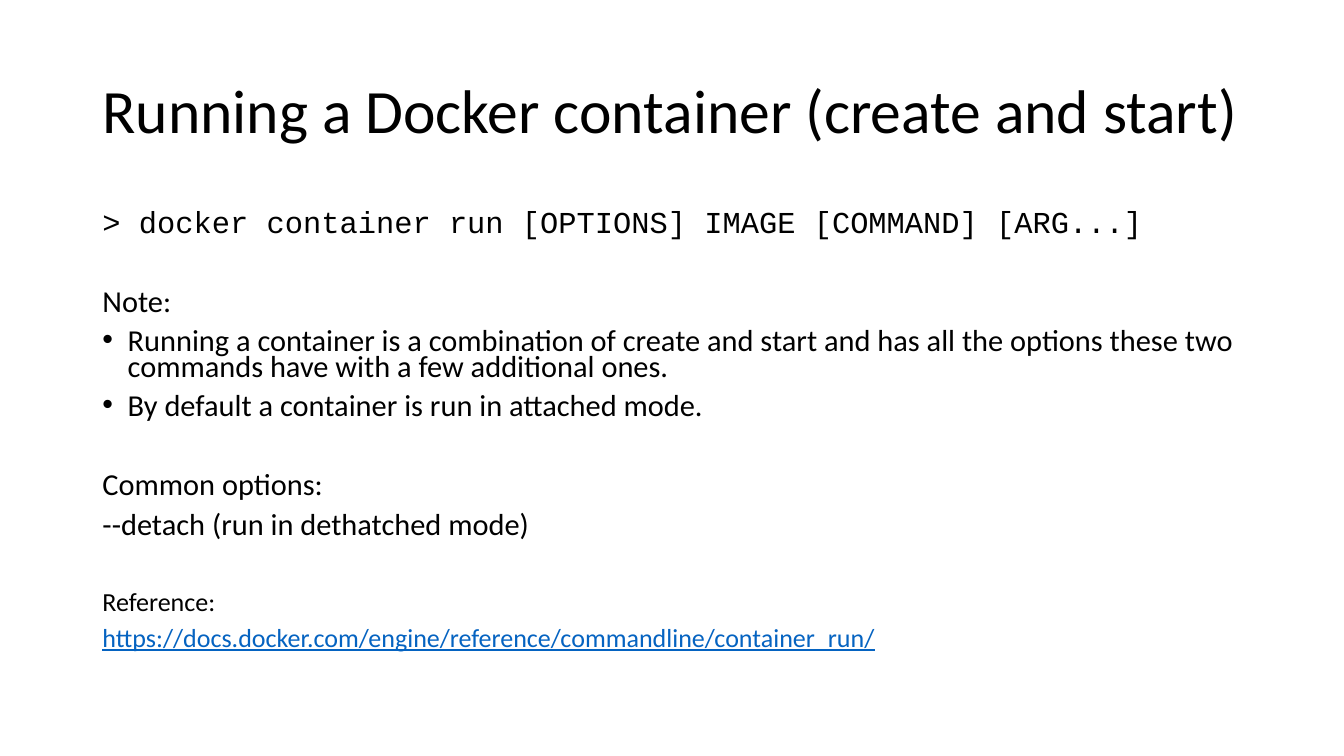
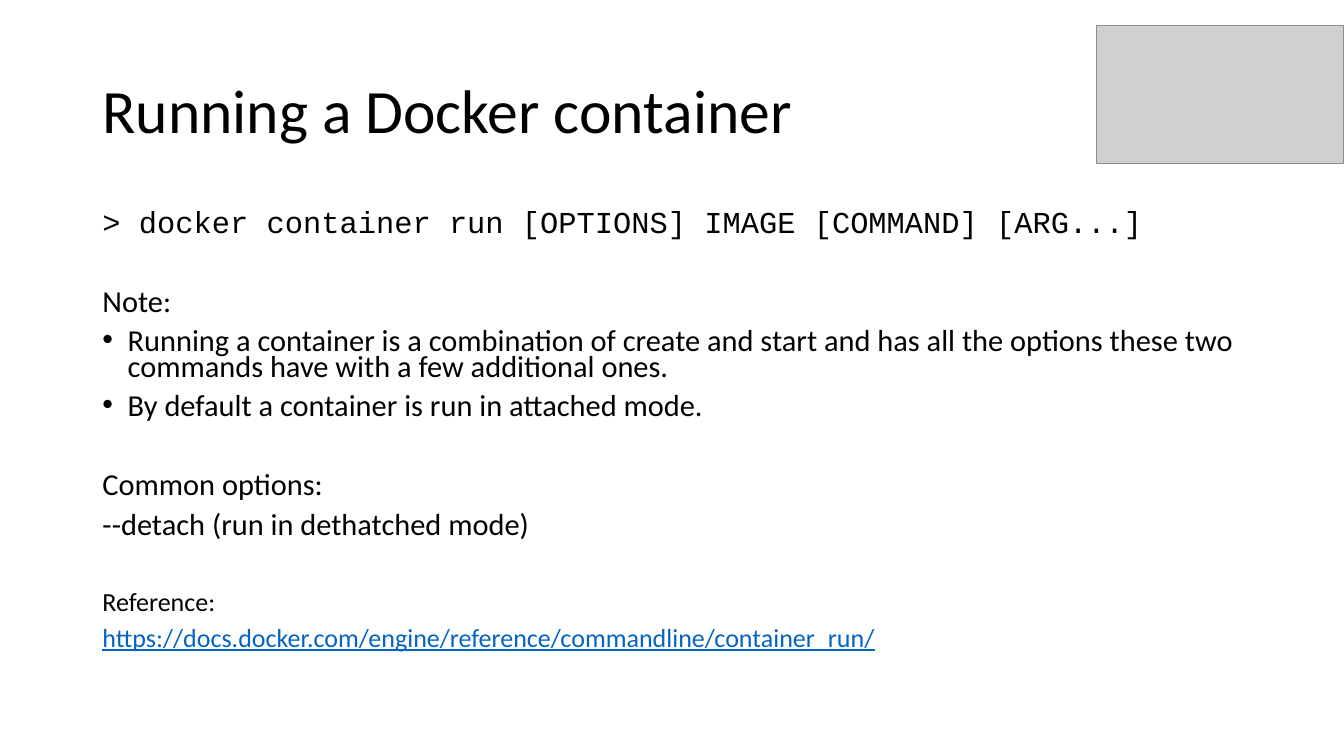
Before and after one commit to aljazsim/docker-masterclass-examples, a slide deck: slide 31 of Docker Masterclass.pptx. Drawn at 1344x756 pixels with LibreOffice and Linux fonts; fonts in the diff are those of the drawing; grey boxes stand for pictures. Boxes give left, top, right and bottom in pixels: in the first picture for what was removed or moved away, otherwise in the second. Text is boxed around its words. In the diff, an @@ line names an element or a change of style, - is before the commit and + after.

```diff
--- a/Docker Masterclass.pptx
+++ b/Docker Masterclass.pptx
@@ picture added at bbox=[1097, 25, 1343, 164] @@
@@ title at bbox=[102, 90, 792, 144]: text changed @@
-Running a Docker container (create and start)
+Running a Docker container
```
Also in this commit, not shown: 54 other slides changed, 4 slides added.
